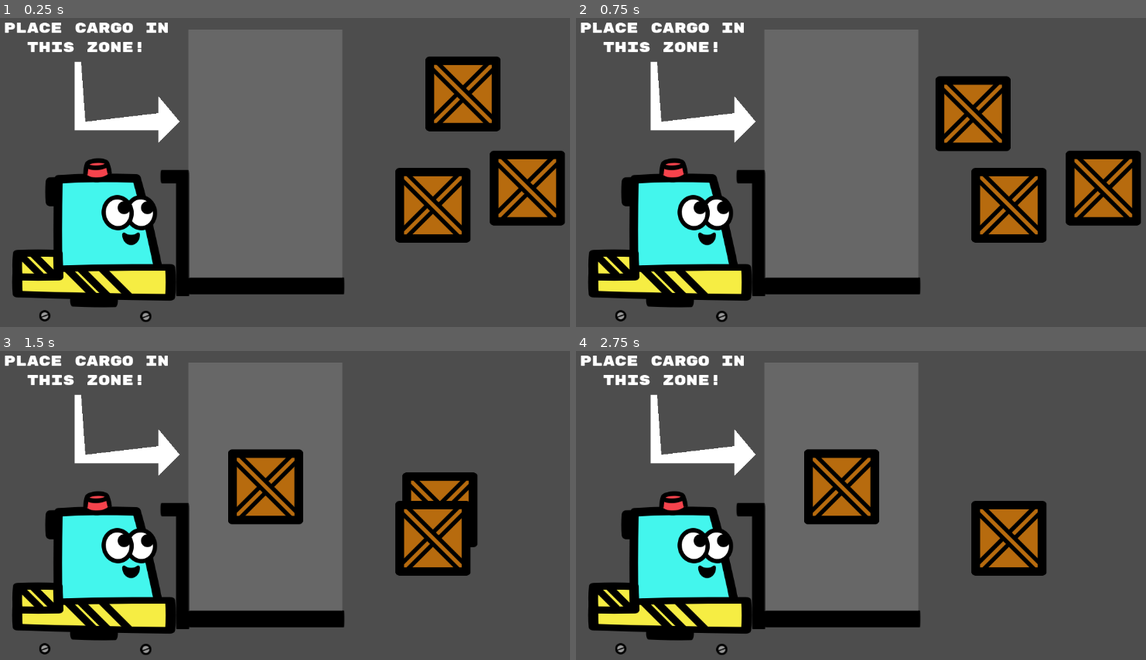
Above: before the commit, frames 1-4 (two rows, left to right).
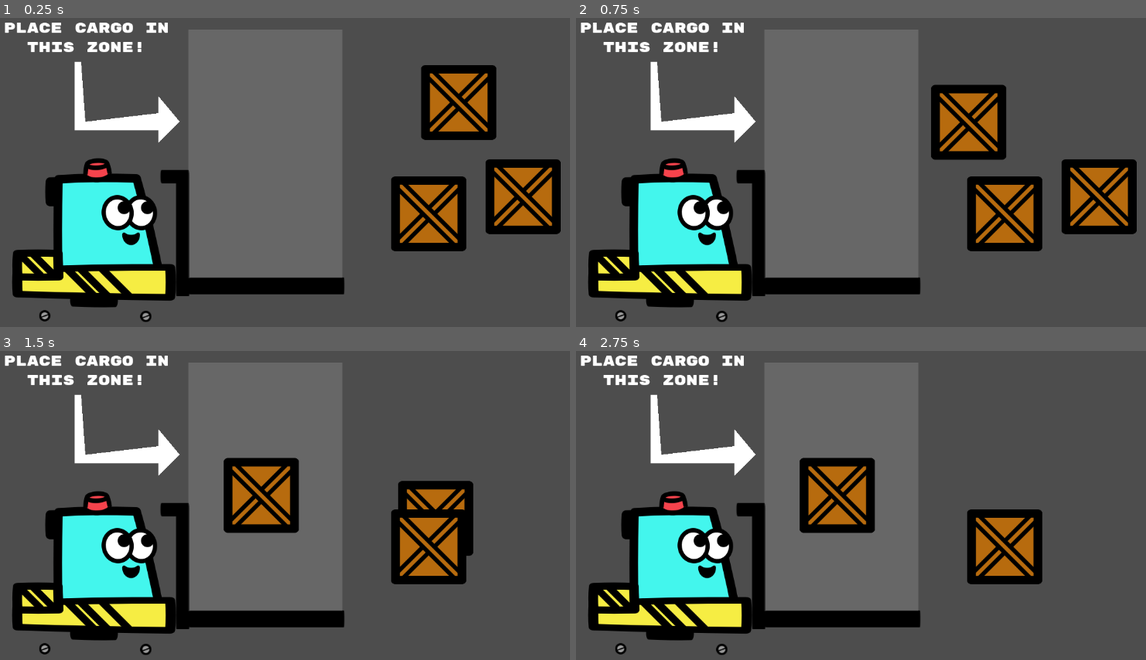
Above: after the commit, the same moments.

Repository: CourtlandCrouchet/OneTrip
Game: Godot game, scene res://Scenes/stacking.tscn
The game is run twice, just before and just after one commit, with the same random seed, the same clock (stepped at 60 frames per second) and the same inputs. This scene is started directly instead of the project's main scene.
Inputs (mouse positions are in pixels of both pictures, inside the frame that each line leads up to):
- Up to frame 1 (0.25 s): no input
- Up to frame 2 (0.75 s): tap Enter at 0.5 s; drag from (1037, 95) to (843, 153) at 0.52 s
- Up to frame 3 (1.5 s): tap P (reset_level) at 1.25 s; drag from (530, 520) to (267, 486) at 1.27 s
- Up to frame 4 (2.75 s): tap P (reset_level) at 2 s; move the mouse to (1009, 539) at 2.02 s; hold Right (move_right) from 2.03 s (still down); click (1009, 539) at 2.17 s

The runs differ from the first frame. In frame 1, 7.4% of the frame differs, in the area x 68-100%, y 12-76%; in frame 2, 7.5%, in the area x 62-100%, y 18-76%; in frame 3, 5.7%; in frame 4, 5.0%.

Commit message:
add scene switching and box loading

Diff:
--- a/Scenes/arm.tscn
+++ b/Scenes/arm.tscn
@@ -35,6 +35,9 @@
 shape = SubResource("RectangleShape2D_mqrgc")
 
 [node name="HSprite2D" type="Sprite2D" parent="."]
-position = Vector2(14, 2)
-scale = Vector2(0.109375, 2.25)
+position = Vector2(16, 2)
+scale = Vector2(0.125, 2.25)
 texture = SubResource("GradientTexture1D_ksknm")
+
+[node name="ItemPlacementMarker" type="Marker2D" parent="."]
+position = Vector2(17, 2)
--- /dev/null
+++ b/Scenes/level_manager.gd
@@ -0,0 +1,33 @@
+extends Node2D
+
+var cargo_locations: Array[Vector2]
+
+# Called when the node enters the scene tree for the first time.
+func _ready() -> void:
+	pass # Replace with function body.
+
+
+# Called every frame. 'delta' is the elapsed time since the previous frame.
+func _process(delta: float) -> void:
+	pass
+
+
+func _on_start_button_button_up() -> void:
+	# get the cargo locations
+	for child in $Stacking/Items.get_children():
+		cargo_locations.append(child.position)
+
+	# swap out the scenes
+	remove_child($Stacking)
+	var level_one = load("res://Scenes/main.tscn")
+	var level_instance = level_one.instantiate()
+
+	# spawn in cargo at locations
+	for box_position in cargo_locations:
+		var box = load("res://Scenes/box.tscn")
+		var box_instance = box.instantiate()
+		level_instance.get_node("Player/Arm/ItemPlacementMarker").add_child(box_instance)
+		box_instance.position = box_position
+		level_instance.get_node("Cargo").add_child(box_instance)
+
+	add_child(level_instance)
--- a/Scenes/main.tscn
+++ b/Scenes/main.tscn
@@ -1,8 +1,7 @@
-[gd_scene load_steps=11 format=3 uid="uid://dnv2fuc6175qd"]
+[gd_scene load_steps=10 format=3 uid="uid://dnv2fuc6175qd"]
 
 [ext_resource type="Script" path="res://Scripts/main.gd" id="1_a4636"]
 [ext_resource type="PackedScene" uid="uid://b0lcnp5xrh7j6" path="res://Scenes/player.tscn" id="2_1okup"]
-[ext_resource type="PackedScene" uid="uid://3i63mmp1u53b" path="res://Scenes/box.tscn" id="3_nybnc"]
 [ext_resource type="PackedScene" uid="uid://dqsnvsllgrjvm" path="res://Scenes/floor.tscn" id="3_pjymg"]
 [ext_resource type="Texture2D" uid="uid://bja71htojt2j2" path="res://Sprites/warehouse.jpg" id="3_t0i2j"]
 [ext_resource type="PackedScene" uid="uid://b8u2n0yy3m32h" path="res://Scenes/hill.tscn" id="4_blmfu"]
@@ -69,16 +68,7 @@
 [node name="Hill" parent="." instance=ExtResource("4_blmfu")]
 position = Vector2(81, 38)
 
-[node name="BoxController" type="Node2D" parent="."]
-
-[node name="Box3" parent="BoxController" instance=ExtResource("3_nybnc")]
-position = Vector2(43, -37)
-
-[node name="Box2" parent="BoxController" instance=ExtResource("3_nybnc")]
-position = Vector2(40, -19)
-
-[node name="Box" parent="BoxController" instance=ExtResource("3_nybnc")]
-position = Vector2(43, 0)
+[node name="Cargo" type="Node2D" parent="."]
 
 [node name="WinZone" parent="." instance=ExtResource("7_w60xq")]
 position = Vector2(509, 21)
--- a/Scenes/stackable_item.gd
+++ b/Scenes/stackable_item.gd
@@ -2,6 +2,9 @@
 
 var is_dragging = false #state management
 var offset = Vector2(0,0)
+
+signal increase_overlaps
+signal decrease_overlaps
 
 func _process(_delta):
 	if is_dragging:
@@ -19,9 +22,9 @@
 			is_dragging = false
 
 func _on_area_entered(area: Area2D) -> void:
-	if area.is_in_group("StackItem") and owner.has_method("box_overlap"):
-		owner.box_overlap()
+	if area.is_in_group("StackItem"):
+		increase_overlaps.emit()
 
 func _on_area_exited(area: Area2D) -> void:
-	if area.is_in_group("StackItem") and owner.has_method("box_not_overlap"):
-		owner.box_not_overlap()
+	if area.is_in_group("StackItem"):
+		decrease_overlaps.emit()
--- a/Scenes/stacking.gd
+++ b/Scenes/stacking.gd
@@ -8,6 +8,9 @@
 # Called when the node enters the scene tree for the first time.
 func _ready() -> void:
 	total_item_count = $Items.get_child_count()
+	for child in $Items.get_children():
+		child.connect("increase_overlaps", _box_overlap)
+		child.connect("decrease_overlaps", _box_not_overlap)
 
 func all_items_stacked() -> bool:
 	return total_item_count == items_stacked_count
@@ -15,19 +18,20 @@
 func _on_stack_zone_area_entered(area: Area2D) -> void:
 	items_stacked_count += 1
 	if all_items_stacked() and !items_overlapping:
-		print("All done! Proceed to level!")
+		$StartButton.visible = true
 
 func _on_stack_zone_area_exited(area: Area2D) -> void:
+	$StartButton.visible = false
 	items_stacked_count -= 1
 
-func box_overlap() -> void:
+func _box_overlap() -> void:
+	$StartButton.visible = false
 	items_overlapping += 1
 	if all_items_stacked():
 		$OverlapWarning.visible = items_overlapping
 
-func box_not_overlap() -> void:
+func _box_not_overlap() -> void:
 	items_overlapping -= 1
 	if all_items_stacked():
 		$OverlapWarning.visible = items_overlapping
-	if all_items_stacked() and !items_overlapping:
-		print("All done! Proceed to level!")
+		$StartButton.visible = !items_overlapping
--- a/Scenes/stacking.tscn
+++ b/Scenes/stacking.tscn
@@ -1,5 +1,6 @@
-[gd_scene load_steps=9 format=3 uid="uid://yhey08vlerh"]
+[gd_scene load_steps=12 format=3 uid="uid://yhey08vlerh"]
 
+[ext_resource type="Script" path="res://Scenes/level_manager.gd" id="1_00l62"]
 [ext_resource type="Texture2D" uid="uid://d11wyl38w6tef" path="res://Sprites/Default.svg" id="1_34umx"]
 [ext_resource type="Script" path="res://Scenes/stacking.gd" id="1_vrwum"]
 [ext_resource type="Texture2D" uid="uid://3rbp3n36ucx6" path="res://Sprites/slice4.svg" id="2_bgq2l"]
@@ -7,14 +8,22 @@
 [ext_resource type="LabelSettings" uid="uid://c3oujy4okpq24" path="res://Scenes/StackableItems/WhiteText.tres" id="5_guhdh"]
 [ext_resource type="LabelSettings" uid="uid://dmsdcl2ojmwvq" path="res://Scenes/StackableItems/RedText.tres" id="6_4m0nt"]
 [ext_resource type="PackedScene" uid="uid://dltn48y8f0ucr" path="res://Scenes/StackableItems/box.tscn" id="6_gf1jr"]
+[ext_resource type="FontFile" uid="uid://cuq5ou13j84cx" path="res://Fonts/RubikMonoOne-Regular.ttf" id="8_jdrxu"]
 
 [sub_resource type="RectangleShape2D" id="RectangleShape2D_sf5wp"]
 size = Vector2(288, 464)
 
-[node name="Stacking" type="Node2D"]
+[sub_resource type="LabelSettings" id="LabelSettings_swktc"]
+font = ExtResource("8_jdrxu")
+font_size = 36
+
+[node name="LevelManager" type="Node2D"]
+script = ExtResource("1_00l62")
+
+[node name="Stacking" type="Node2D" parent="."]
 script = ExtResource("1_vrwum")
 
-[node name="OverlapWarning" type="Label" parent="."]
+[node name="OverlapWarning" type="Label" parent="Stacking"]
 visible = false
 offset_left = 120.0
 offset_top = -176.0
@@ -26,30 +35,30 @@
 vertical_alignment = 1
 autowrap_mode = 3
 
-[node name="Character" type="Node2D" parent="."]
+[node name="Character" type="Node2D" parent="Stacking"]
 position = Vector2(32, -20)
 
-[node name="Default" type="Sprite2D" parent="Character"]
+[node name="Default" type="Sprite2D" parent="Stacking/Character"]
 position = Vector2(-368, 144)
 texture = ExtResource("1_34umx")
 
-[node name="Slice4" type="Sprite2D" parent="Character"]
+[node name="Slice4" type="Sprite2D" parent="Stacking/Character"]
 position = Vector2(-72, 144)
 scale = Vector2(1.06448, 1)
 texture = ExtResource("2_bgq2l")
 
-[node name="Slice1" type="Sprite2D" parent="Character"]
+[node name="Slice1" type="Sprite2D" parent="Stacking/Character"]
 position = Vector2(-271.153, 299.764)
 texture = ExtResource("3_r7rb3")
 
-[node name="Slice2" type="Sprite2D" parent="Character"]
+[node name="Slice2" type="Sprite2D" parent="Stacking/Character"]
 position = Vector2(-459.764, 298.542)
 texture = ExtResource("3_r7rb3")
 
-[node name="StackZone" type="Area2D" parent="."]
+[node name="StackZone" type="Area2D" parent="Stacking"]
 position = Vector2(32, -20)
 
-[node name="Label" type="Label" parent="StackZone"]
+[node name="Label" type="Label" parent="Stacking/StackZone"]
 offset_left = -552.0
 offset_top = -320.0
 offset_right = -212.0
@@ -60,32 +69,51 @@
 vertical_alignment = 1
 autowrap_mode = 3
 
-[node name="Zone" type="Polygon2D" parent="StackZone"]
+[node name="Zone" type="Polygon2D" parent="Stacking/StackZone"]
 position = Vector2(-76.0561, 20)
 scale = Vector2(0.762789, 1)
 color = Color(1, 1, 1, 0.14902)
 polygon = PackedVector2Array(-152, -256, 224, -256, 224, 208, -152, 208)
 
-[node name="Arrow" type="Polygon2D" parent="StackZone"]
+[node name="Arrow" type="Polygon2D" parent="Stacking/StackZone"]
 position = Vector2(-304, 248)
 scale = Vector2(0.833333, 1)
 polygon = PackedVector2Array(-120, -424, -120, -296, 67.2, -296, 67.2, -272, 115.2, -312, 67.2, -360, 67.2, -328, -96, -312, -105.6, -424)
 
-[node name="CollisionShape2D" type="CollisionShape2D" parent="StackZone"]
+[node name="CollisionShape2D" type="CollisionShape2D" parent="Stacking/StackZone"]
 position = Vector2(-48, -4)
 shape = SubResource("RectangleShape2D_sf5wp")
 
-[node name="Items" type="Node2D" parent="."]
+[node name="Items" type="Node2D" parent="Stacking"]
+position = Vector2(-24, 224)
 
-[node name="Box" parent="Items" instance=ExtResource("6_gf1jr")]
+[node name="Box" parent="Stacking/Items" instance=ExtResource("6_gf1jr")]
+position = Vector2(368, -344)
 
-[node name="Box2" parent="Items" instance=ExtResource("6_gf1jr")]
-position = Vector2(472, 40)
+[node name="Box2" parent="Stacking/Items" instance=ExtResource("6_gf1jr")]
+position = Vector2(488, -168)
 
-[node name="Box3" parent="Items" instance=ExtResource("6_gf1jr")]
-position = Vector2(296, 72)
+[node name="Box3" parent="Stacking/Items" instance=ExtResource("6_gf1jr")]
+position = Vector2(312, -136)
 
-[node name="Camera2D" type="Camera2D" parent="."]
+[node name="Camera2D" type="Camera2D" parent="Stacking"]
 
-[connection signal="area_entered" from="StackZone" to="." method="_on_stack_zone_area_entered"]
-[connection signal="area_exited" from="StackZone" to="." method="_on_stack_zone_area_exited"]
+[node name="StartButton" type="Button" parent="Stacking"]
+visible = false
+offset_left = 226.0
+offset_top = -96.0
+offset_right = 482.0
+offset_bottom = 32.0
+
+[node name="Label" type="Label" parent="Stacking/StartButton"]
+layout_mode = 0
+offset_right = 254.0
+offset_bottom = 128.0
+text = "Go!"
+label_settings = SubResource("LabelSettings_swktc")
+horizontal_alignment = 1
+vertical_alignment = 1
+
+[connection signal="area_entered" from="Stacking/StackZone" to="Stacking" method="_on_stack_zone_area_entered"]
+[connection signal="area_exited" from="Stacking/StackZone" to="Stacking" method="_on_stack_zone_area_exited"]
+[connection signal="button_up" from="Stacking/StartButton" to="." method="_on_start_button_button_up"]
